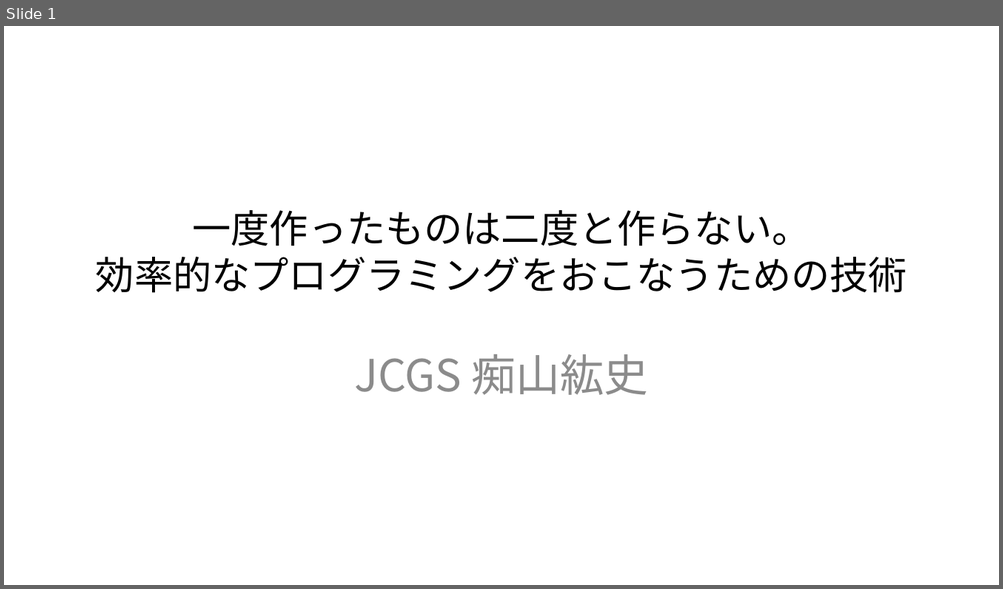
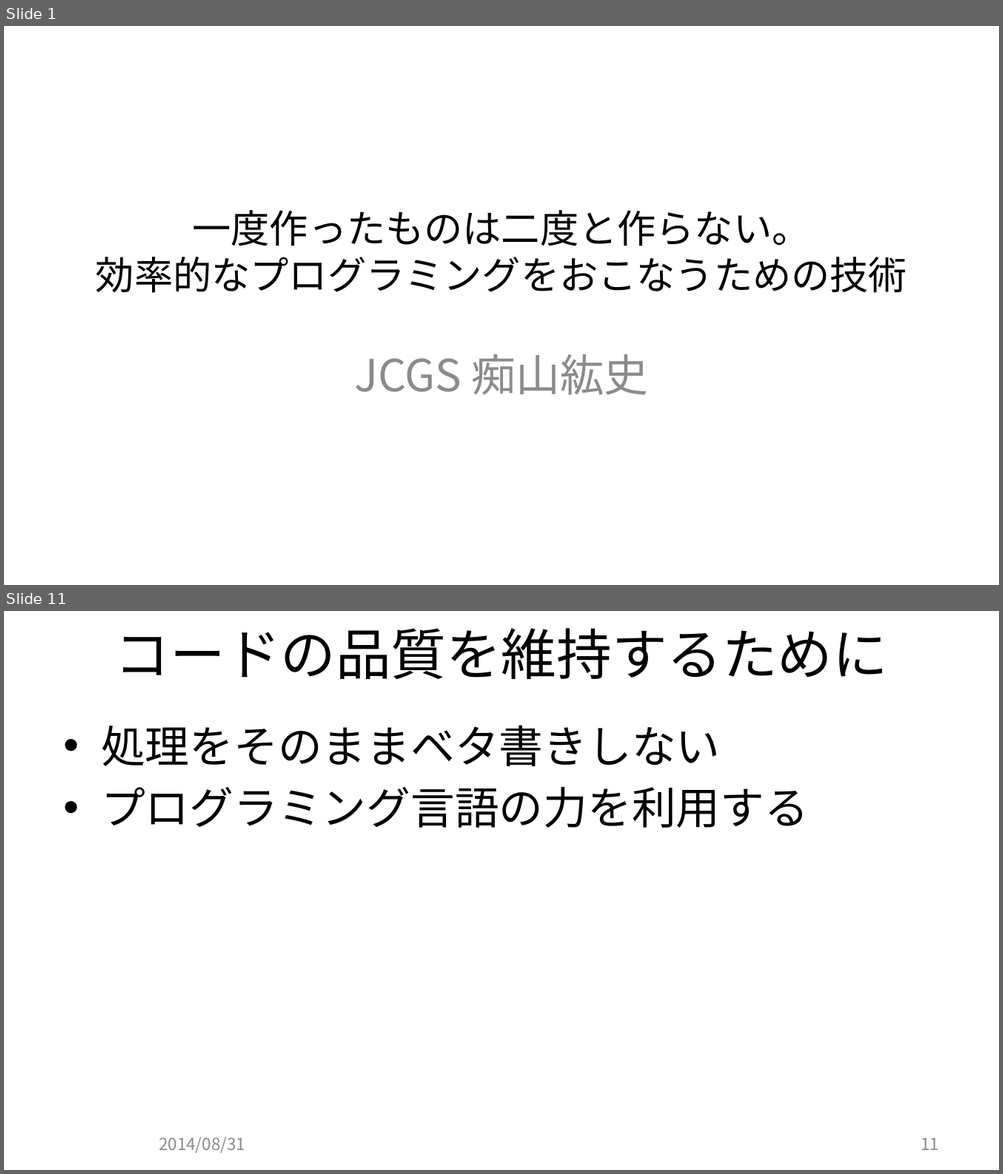
Before and after one commit to JCGS/CEDEC2014, a slide deck: chiyama/2014cedec_chiyama.pptx. Shown one above the other, each under a label of ours: slide 1 before the commit, slides 1 and 11 after it; the slides between them are not shown. The pictures are 1003x589 and 1003x1174 pixels, drawn with LibreOffice and Linux fonts; fonts in the diff are those of the drawing; background and template pictures are left out. Boxes give left, top, right and bottom in pixels: in the first picture for what was removed or moved away, otherwise in the second. Text is boxed around its words. In the diff, an @@ line names an element or a change of style, - is before the commit and + after.

Commit message:
コードの品質維持の項目を追加 WinPDB のデモを追加 全体の構成を修正

```diff
--- a/chiyama/2014cedec_chiyama.pptx
+++ b/chiyama/2014cedec_chiyama.pptx
@@ slide 11 added at (x1=4, y1=611, x2=999, y2=1170), background picture (left out) @@
@@ title added at (x1=115, y1=628, x2=888, y2=679), 40 pt, text #000000 @@
+コードの品質を維持するために
@@ text added at (x1=101, y1=725, x2=808, y2=828), 32 pt, text #000000 @@
+• 処理をそのままベタ書きしない
+• プログラミング言語の力を利用する
@@ text added at (x1=159, y1=1137, x2=245, y2=1153), 12 pt, text #8C8C8C @@
+2014/08/31
@@ page number added at (x1=920, y1=1138, x2=939, y2=1150), 12 pt, text #898989 @@
+11
```
Also in this commit, not shown: 17 slides changed, 12 other slides added, 1 slide removed, 7 other files.
